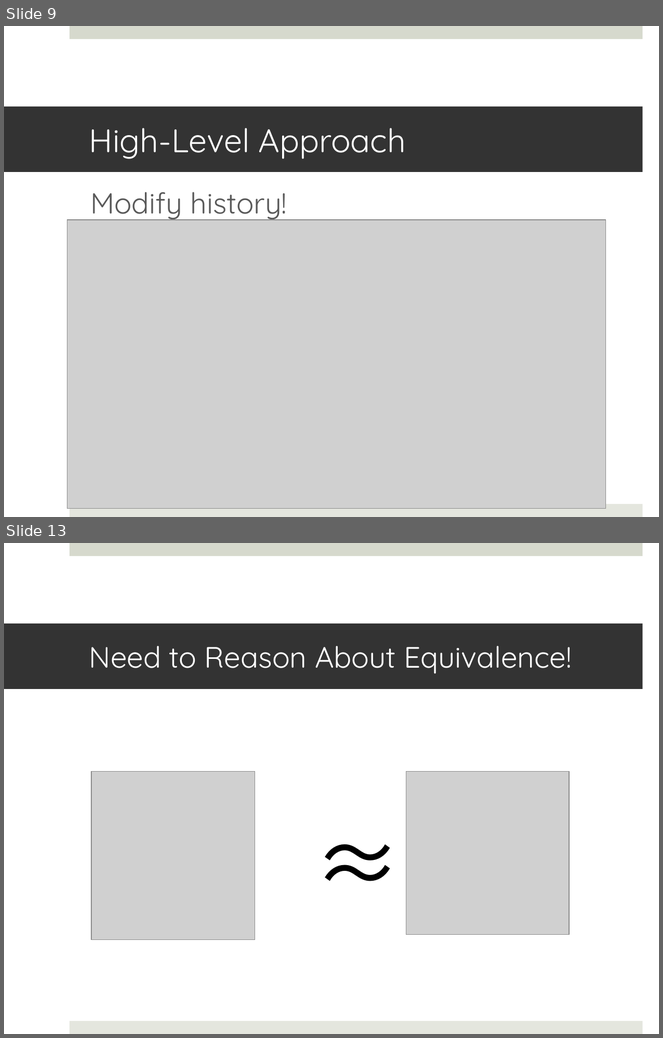
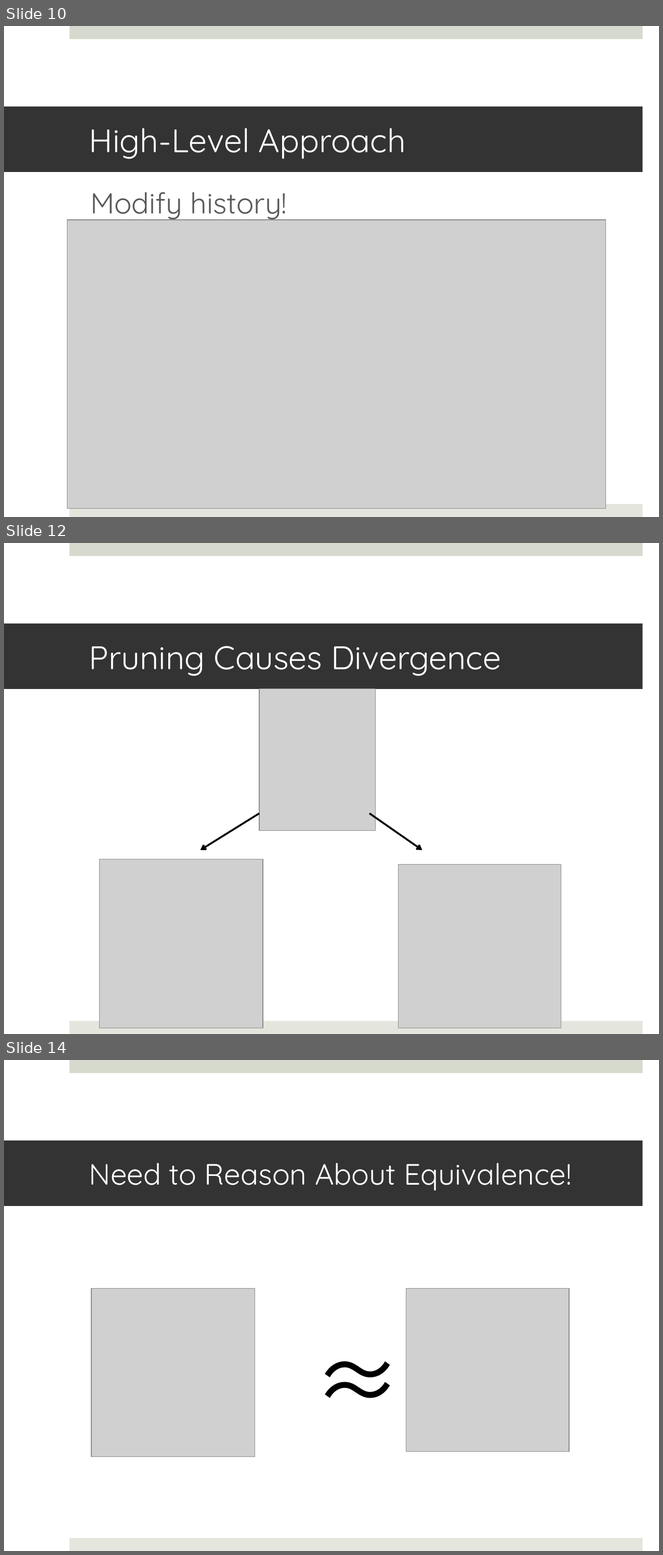
Before and after one commit to colin-scott/Talks, a slide deck: visitday_2013/selectiverecall.pptx. Shown one above the other, each under a label of ours: slides 9 and 13 before the commit, slides 10, 12 and 14 after it; the slides between them are not shown. The pictures are 663x1038 and 663x1555 pixels, drawn with LibreOffice and Linux fonts; fonts in the diff are those of the drawing; grey boxes stand for pictures. Boxes give left, top, right and bottom in pixels: in the first picture for what was removed or moved away, otherwise in the second. Text is boxed around its words. In the diff, an @@ line names an element or a change of style, - is before the commit and + after.

```diff
--- a/visitday_2013/selectiverecall.pptx
+++ b/visitday_2013/selectiverecall.pptx
@@ slide 12 added at [4, 543, 659, 1034], background #FFFFFF; not listed: 2 template elements that a slide beside it also shows @@
@@ title added at [4, 624, 643, 689], fill #333333, 36 pt, text #FFFFFF @@
+Pruning Causes Divergence
@@ picture added at [259, 689, 375, 831] @@
@@ arrow added from (259, 813) to (201, 850), #000000 2 pt @@
@@ arrow added from (370, 813) to (422, 850), #000000 2 pt @@
@@ picture added at [100, 860, 263, 1028] @@
@@ picture added at [399, 865, 561, 1029] @@
@@ what was slide 9 is now slide 10 @@
@@ what was slide 13 is now slide 14 @@
```
Also in this commit, not shown: 4 slides changed, 4 other slides added, 3 slides removed, 1 other file.
